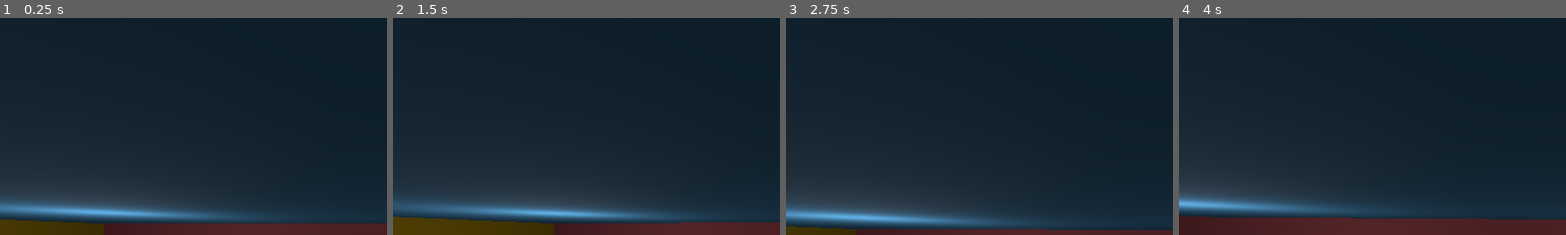
Above: before the commit, frames 1-4 (left to right).
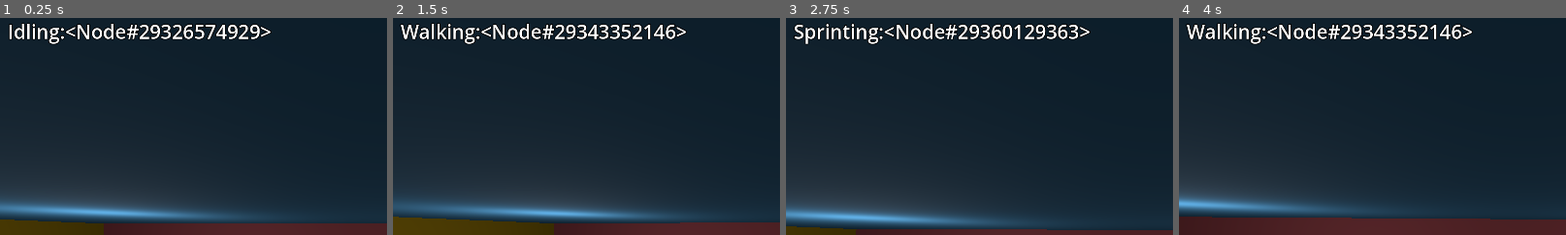
Above: after the commit, the same moments.

Repository: dreac0nic/acerola-jam-0-aberration
Game: Godot game, scene res://maps/dev/look_room.tscn
Same seed, same stepped clock (60 frames per second), same inputs: the game is played once before the commit and once after it. The project has no main scene, so this scene is started directly.
Inputs (mouse positions are % of the whole screen's width and height, from its top left):
- Up to frame 1 (0.25 s): no input
- Up to frame 2 (1.5 s): tap Enter at 0.5 s; move the mouse to (55, 50) at 0.52 s; hold W (move_forward) from 0.53 s (still down); tap Keypad 2 (look_down) at 0.6 s; tap Space (jump) at 0.77, 1.25 s; move the mouse to (45, 50) at 1.27 s; tap Keypad 8 (look_up) at 1.35 s
- Up to frame 3 (2.75 s): keep holding W (move_forward); tap Space (jump) at 1.52 s; tap Enter at 2 s; move the mouse to (52, 48) at 2.02 s; hold Shift (sprint) from 2.03 s (still down)
- Up to frame 4 (4 s): keep holding W (move_forward); tap Space (jump) at 2.75, 3.02, 3.77 s; move the mouse to (49, 52) at 2.77 s; release Shift (sprint) at 2.78 s; tap Keypad 2 (look_down) at 2.85 s; tap Enter at 3.5 s; move the mouse to (57, 51) at 3.52 s; tap Keypad 8 (look_up) at 3.6 s
The pictures show only the part of the screen within x 0-50%, y 0-50%; the shares and areas given below are measured in that part.

The runs differ from the first frame. In frame 1, 2.9% of the frame differs, in the area x 2-71%, y 2-13%; in frame 2, 3.1%; in frame 3, 3.2%, in the area x 2-79%, y 2-13%; in frame 4, 3.1%.

Commit message:
Add state monitor

Diff:
--- a/actors/player/player.tscn
+++ b/actors/player/player.tscn
@@ -6,9 +6,15 @@
 [ext_resource type="Script" path="res://actors/player/movement_states/idle.gd" id="4_d3lj8"]
 [ext_resource type="Script" path="res://actors/player/movement_states/walk.gd" id="5_rn8c1"]
 [ext_resource type="Script" path="res://actors/player/movement_states/air.gd" id="6_p6jc2"]
+[ext_resource type="Script" path="res://util/formatted_label.gd" id="7_s5je6"]
 
 [sub_resource type="CapsuleShape3D" id="CapsuleShape3D_df04y"]
 radius = 0.25
+
+[sub_resource type="LabelSettings" id="LabelSettings_7uup5"]
+font_size = 48
+outline_size = 8
+outline_color = Color(0, 0, 0, 1)
 
 [node name="Player" type="CharacterBody3D"]
 script = ExtResource("1_ydten")
@@ -59,3 +65,23 @@
 walk_state = NodePath("../Walking")
 sprint_state = NodePath("../Sprinting")
 player_body = NodePath("../..")
+
+[node name="Control" type="Control" parent="."]
+layout_mode = 3
+anchors_preset = 15
+anchor_right = 1.0
+anchor_bottom = 1.0
+grow_horizontal = 2
+grow_vertical = 2
+
+[node name="Label" type="Label" parent="Control"]
+layout_mode = 0
+offset_left = 19.0
+offset_right = 274.0
+offset_bottom = 67.0
+text = "??????????"
+label_settings = SubResource("LabelSettings_7uup5")
+script = ExtResource("7_s5je6")
+format_string = "%s"
+
+[connection signal="changed_state" from="MovementController" to="Control/Label" method="apply_formatted_values"]
--- /dev/null
+++ b/util/formatted_label.gd
@@ -0,0 +1,8 @@
+extends Label
+
+
+@export var format_string: String
+
+
+func apply_formatted_values(format_values):
+	text = format_string % format_values
Not shown: 1 places in actors/player/player.tscn that only renumber resources
